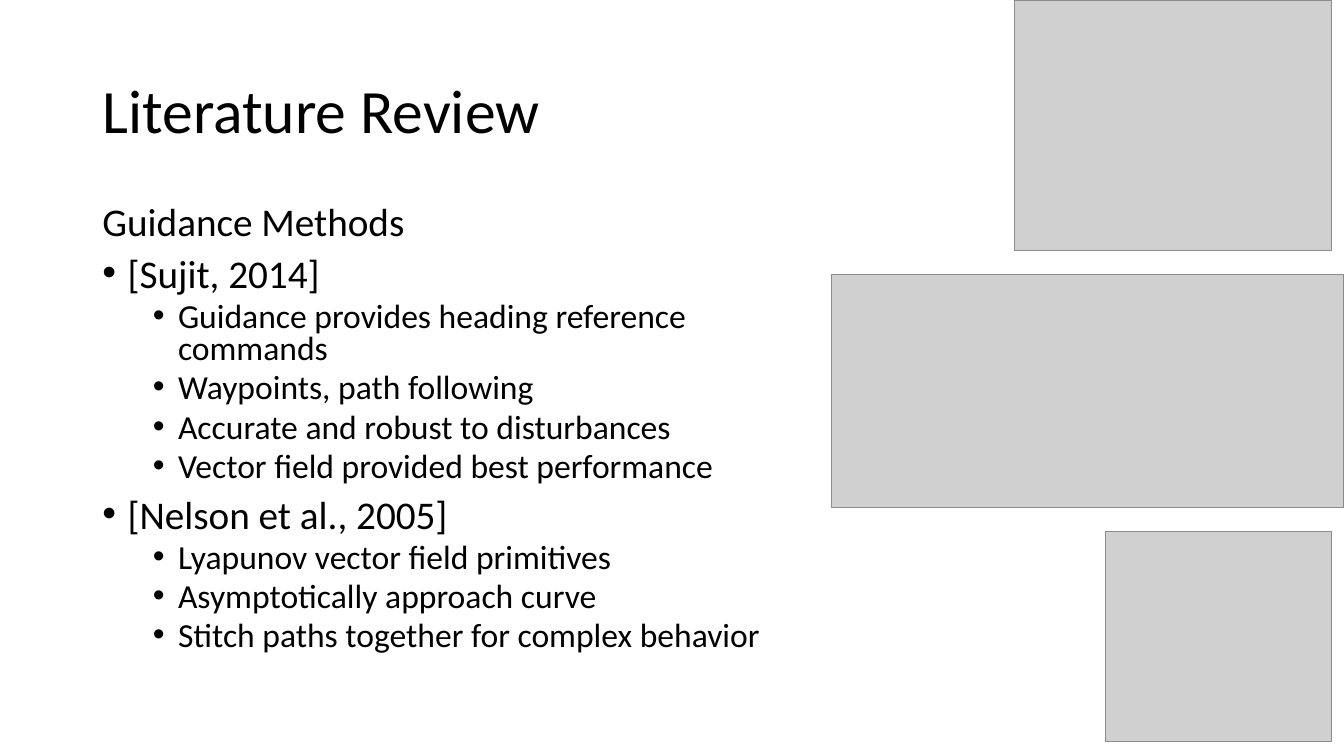
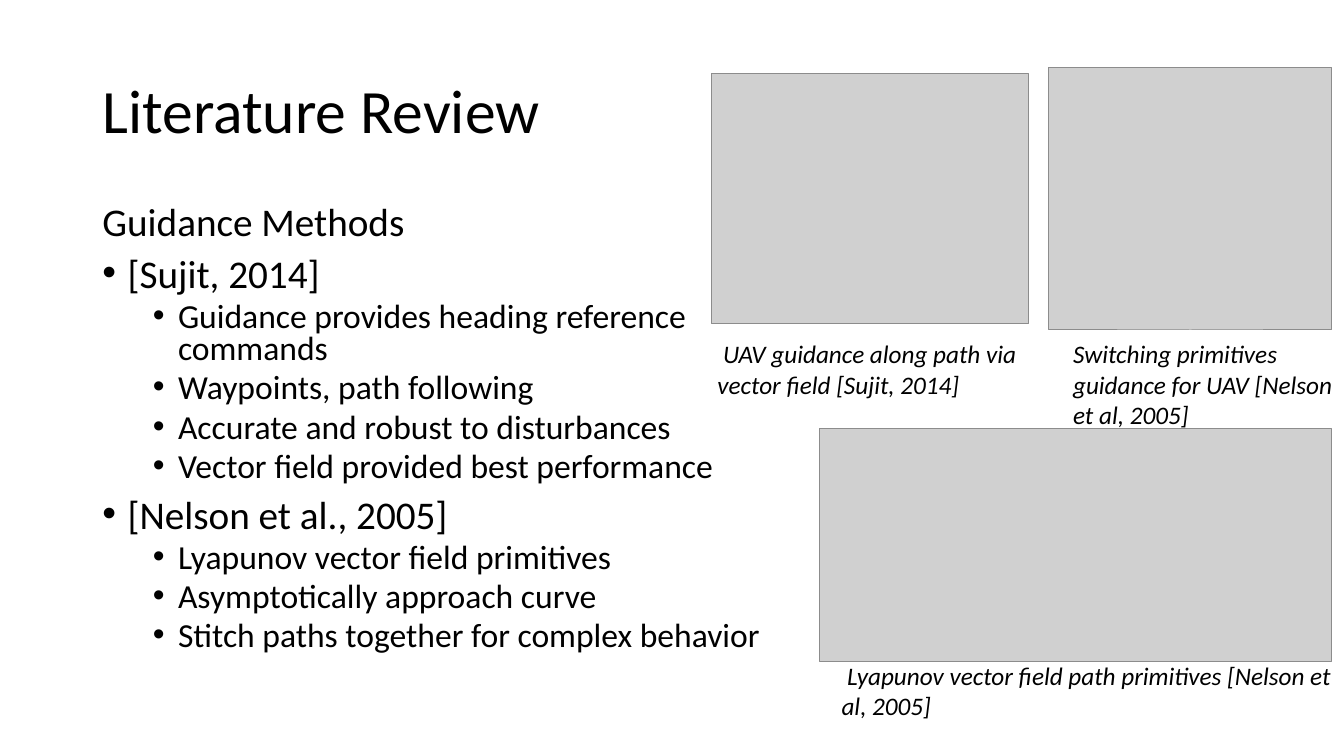
Before and after one commit to Flyingbobcats/thesisProposal2, a slide deck: slide 5 of Prop.pptx. Drawn at 1344x756 pixels with LibreOffice and Linux fonts; fonts in the diff are those of the drawing; grey boxes stand for pictures. Boxes give left, top, right and bottom in pixels: in the first picture for what was removed or moved away, otherwise in the second. Text is boxed around its words. In the diff, an @@ line names an element or a change of style, - is before the commit and + after.

Commit message:
added literature doc

```diff
--- a/Prop.pptx
+++ b/Prop.pptx
@@ picture: place and size @@
-picture at [1014,0,1332,250]
+picture at [712,74,1029,324]
@@ picture: place and size @@
-picture at [1106,531,1332,741]
+picture at [1049,68,1332,331]
@@ text added at [717,345,1016,399], 18 pt, text #000000, italic @@
+UAV guidance along path via vector field [Sujit, 2014]
@@ text added at [1073,345,1332,430], 18 pt, text #000000, italic @@
+Switching primitives guidance for UAV [Nelson et al, 2005]
@@ picture: place and size @@
-picture at [832,275,1344,507]
+picture at [820,429,1332,660]
@@ text added at [842,666,1330,719], 18 pt, text #000000, italic @@
+Lyapunov vector field path primitives [Nelson et al, 2005]
```
Also in this commit, not shown: 1 other slide changed, 1 slide added, 1 slide removed, 9 other files.
